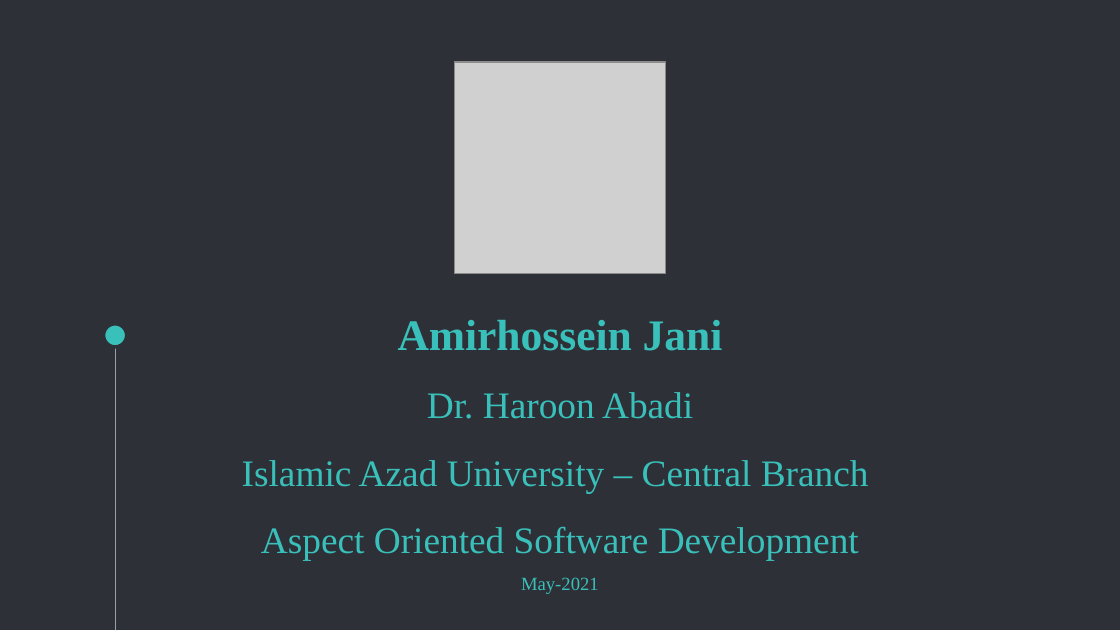
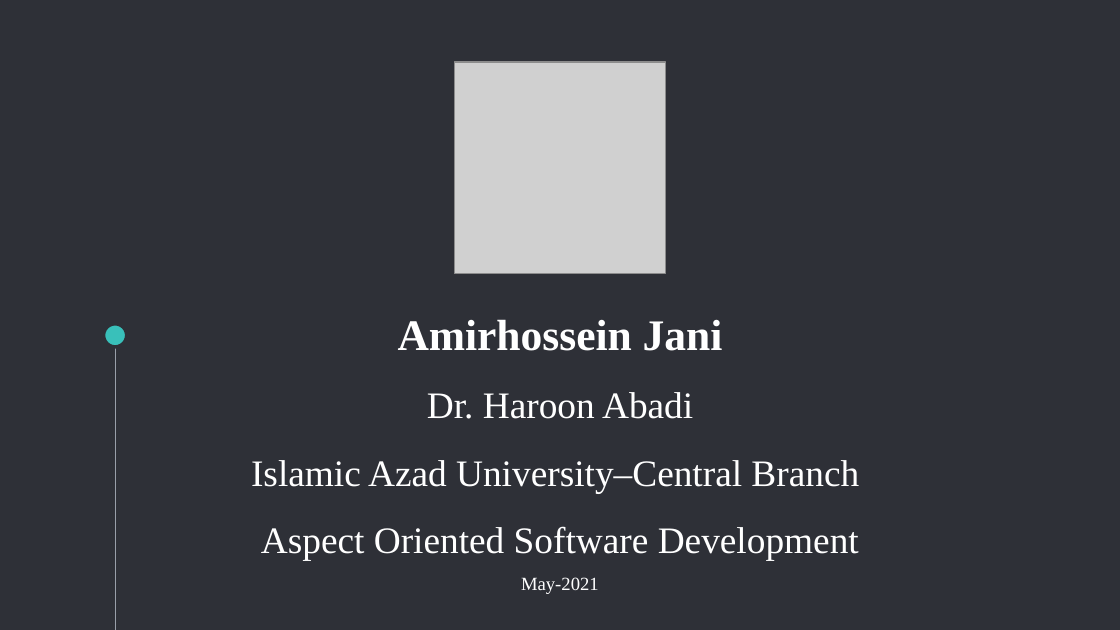
Before and after one commit to amirjani/methodology-confress, a slide deck: slide 1 of Eleanor · SlidesCarnival.pptx. Drawn at 1120x630 pixels with LibreOffice and Linux fonts; fonts in the diff are those of the drawing; grey boxes stand for pictures. Boxes give left, top, right and bottom in pixels: in the first picture for what was removed or moved away, otherwise in the second. Text is boxed around its words. In the diff, an @@ line names an element or a change of style, - is before the commit and + after.

```diff
--- a/Eleanor · SlidesCarnival.pptx
+++ b/Eleanor · SlidesCarnival.pptx
@@ title at (251, 319, 859, 594): text changed; text colour #39C0BA to #FFFFFF @@
-Amirhossein Jani
-Dr. Haroon Abadi
-Islamic Azad University – Central Branch
-Aspect Oriented Software Development
-May-2021
+Amirhossein Jani
+Dr. Haroon Abadi
+Islamic Azad University–Central Branch
+Aspect Oriented Software Development
+May-2021
```
Also in this commit, not shown: 1 other slide changed, 2 slides added, 1 other file.
